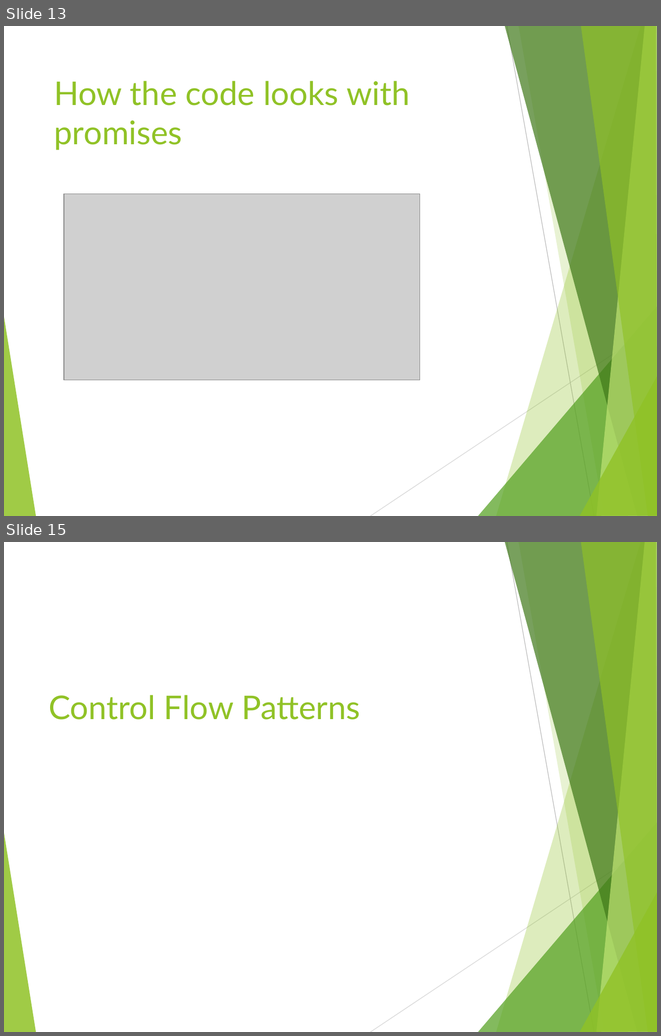
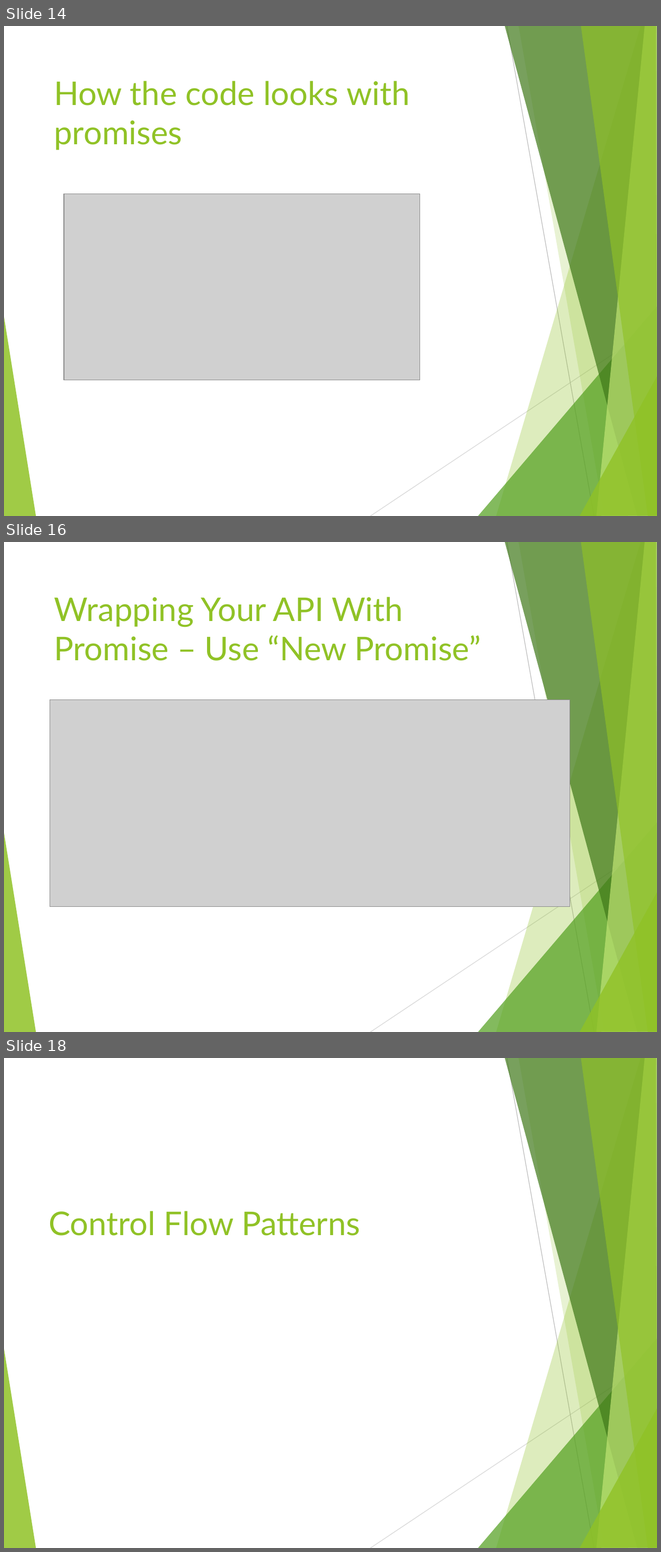
Before and after one commit to tamarstern/MyNodeJSCourse, a slide deck: day1/promises/nodejs_promises.pptx. Shown one above the other, each under a label of ours: slides 13 and 15 before the commit, slides 14, 16 and 18 after it; the slides between them are not shown. The pictures are 661x1036 and 661x1552 pixels, drawn with LibreOffice and Linux fonts; fonts in the diff are those of the drawing; grey boxes stand for pictures. Boxes give left, top, right and bottom in pixels: in the first picture for what was removed or moved away, otherwise in the second. Text is boxed around its words. In the diff, an @@ line names an element or a change of style, - is before the commit and + after.

Commit message:
modify promises a little bit

```diff
--- a/day1/promises/nodejs_promises.pptx
+++ b/day1/promises/nodejs_promises.pptx
@@ slide 16 added at (x1=4, y1=542, x2=657, y2=1032), background #FFFFFF; not listed: 10 template elements that a slide beside it also shows @@
@@ title added at (x1=54, y1=597, x2=480, y2=661), 36 pt, text #90C226 @@
+Wrapping Your API With Promise – Use “New Promise”
@@ picture added at (x1=50, y1=700, x2=570, y2=907) @@
@@ what was slide 13 is now slide 14 @@
@@ what was slide 15 is now slide 18 @@
```
Also in this commit, not shown: 2 slides changed, 2 other slides added, 1 other file.
